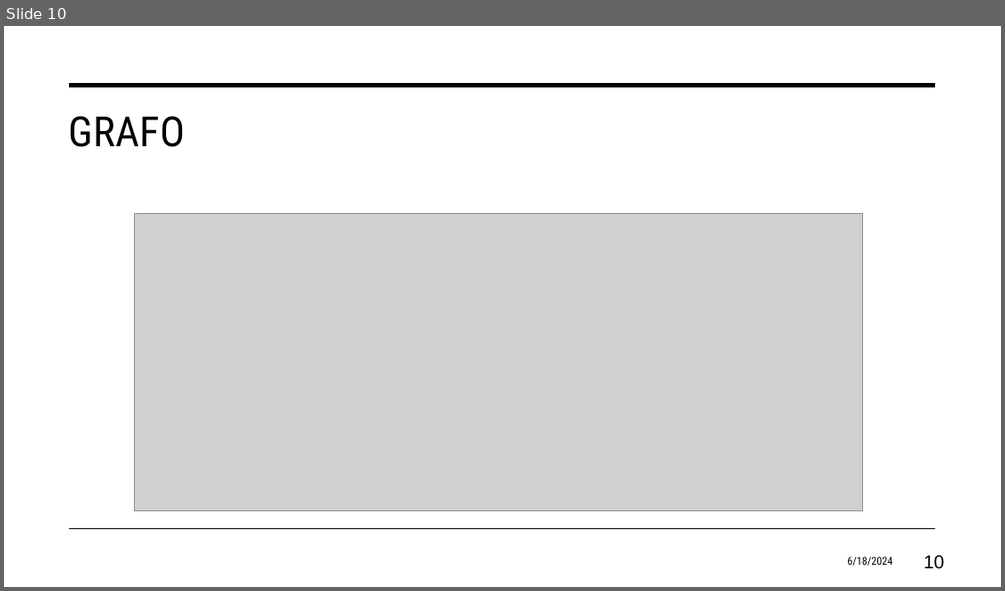
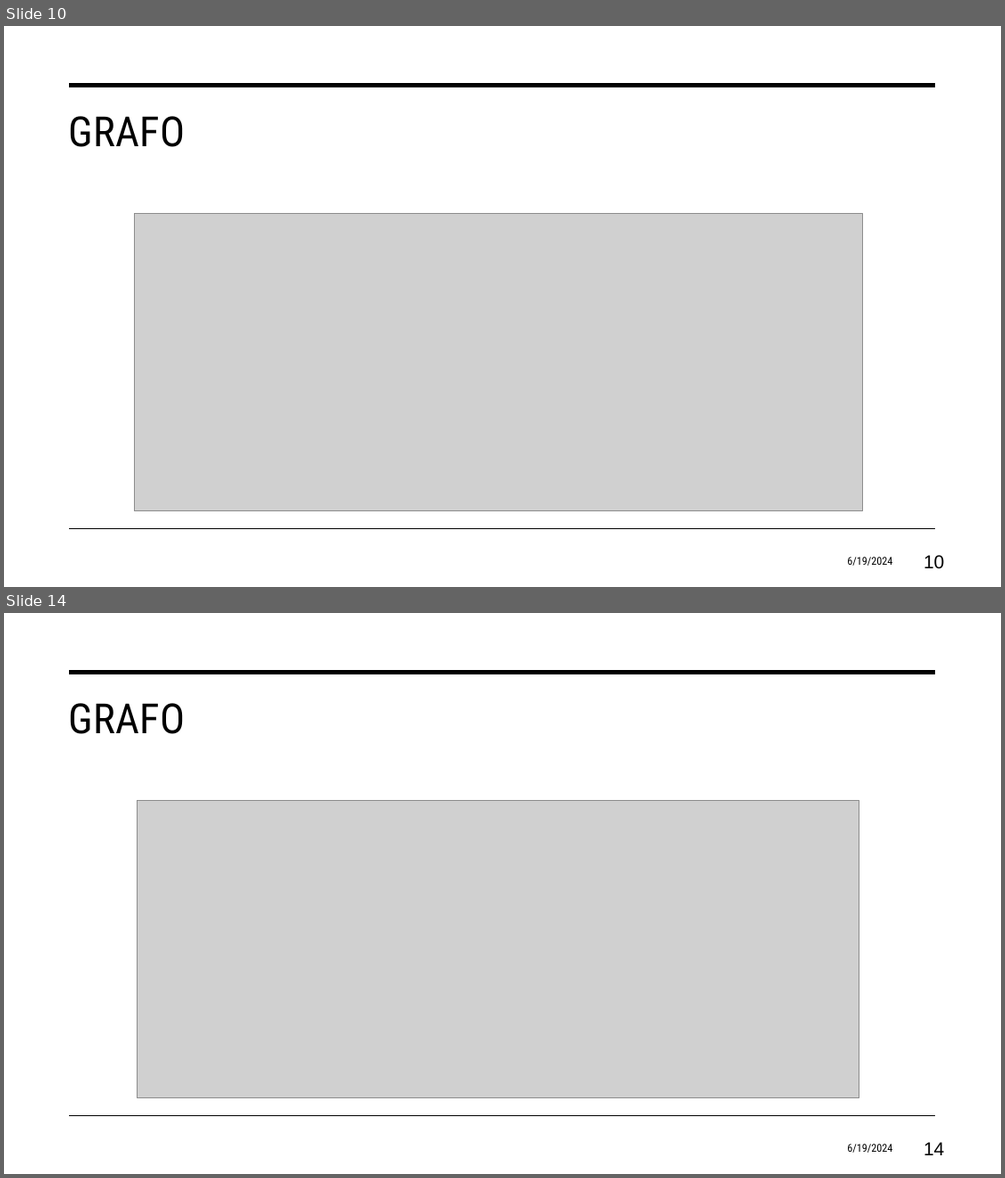
Before and after one commit to eduardosavian/critical-path, a slide deck: Presentation.pptx. Shown one above the other, each under a label of ours: slide 10 before the commit, slides 10 and 14 after it; the slides between them are not shown. The pictures are 1005x591 and 1005x1178 pixels, drawn with LibreOffice and Linux fonts; fonts in the diff are those of the drawing; grey boxes stand for pictures. Boxes give left, top, right and bottom in pixels: in the first picture for what was removed or moved away, otherwise in the second. Text is boxed around its words. In the diff, an @@ line names an element or a change of style, - is before the commit and + after.

```diff
--- a/Presentation.pptx
+++ b/Presentation.pptx
@@ slide 14 added at [4,613,1001,1174], background #FFFFFF; not listed: 2 template elements that a slide beside it also shows @@
@@ title added at [69,703,186,734], 40 pt, text #000000 @@
+GRAFO
@@ picture added at [138,801,859,1098] @@
@@ text added at [847,1143,892,1152], 10.5 pt, text #000000 @@
+6/19/2024
@@ page number added at [923,1142,944,1155], 18 pt, text #000000 @@
+14
@@ slide 10 changed as well @@
@@ text at [847,556,892,565]: text changed @@
-6/18/2024
+6/19/2024
```
Also in this commit, not shown: 12 other slides changed, 2 other slides added, 4 slides removed, 3 other files.
